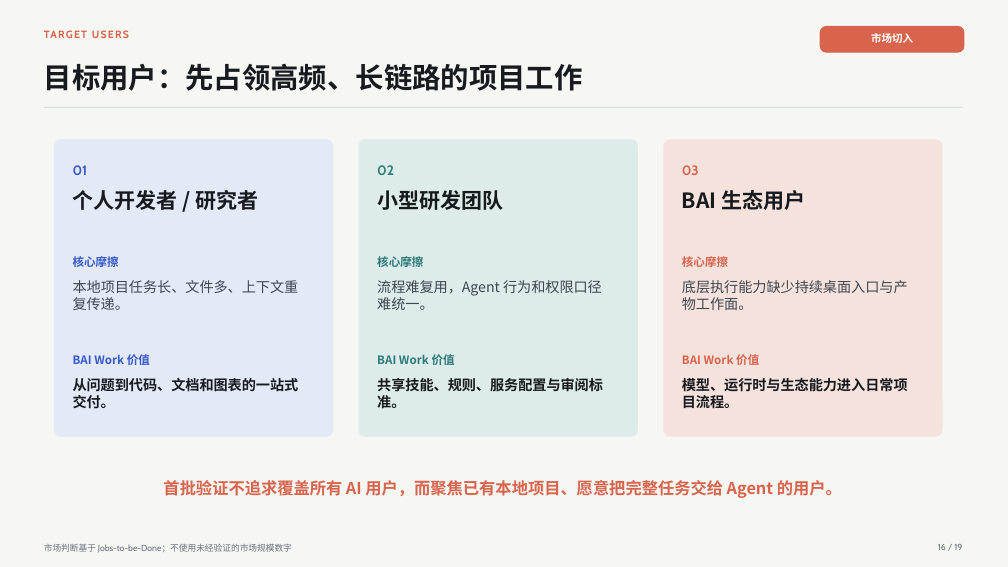
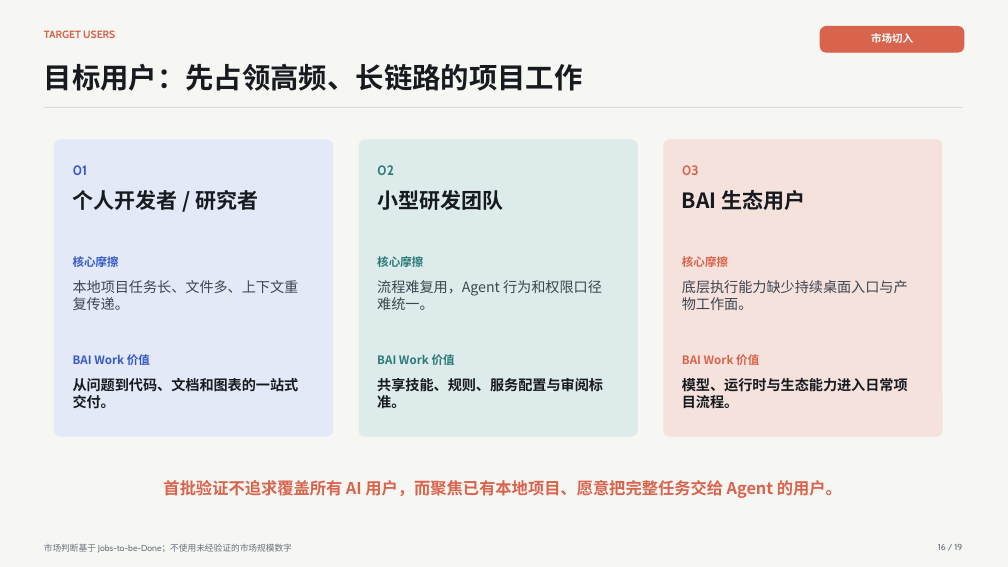
Before and after one commit to 2830500285/BAI-Work, a slide deck: slide 16 of docs/presentation/BAI-Work-Defense-Deck.pptx. Drawn at 1008x567 pixels with LibreOffice and Linux fonts; fonts in the diff are those of the drawing. Boxes give left, top, right and bottom in pixels: in the first picture for what was removed or moved away, otherwise in the second. Text is boxed around its words. In the diff, an @@ line names an element or a change of style, - is before the commit and + after.

```diff
--- a/docs/presentation/BAI-Work-Defense-Deck.pptx
+++ b/docs/presentation/BAI-Work-Defense-Deck.pptx
@@ text "TARGET USERS" at (44,30,115,38): letter spacing 1.2 to 0 pt @@
```
Also in this commit, not shown: 18 other slides changed, 4 other files.
